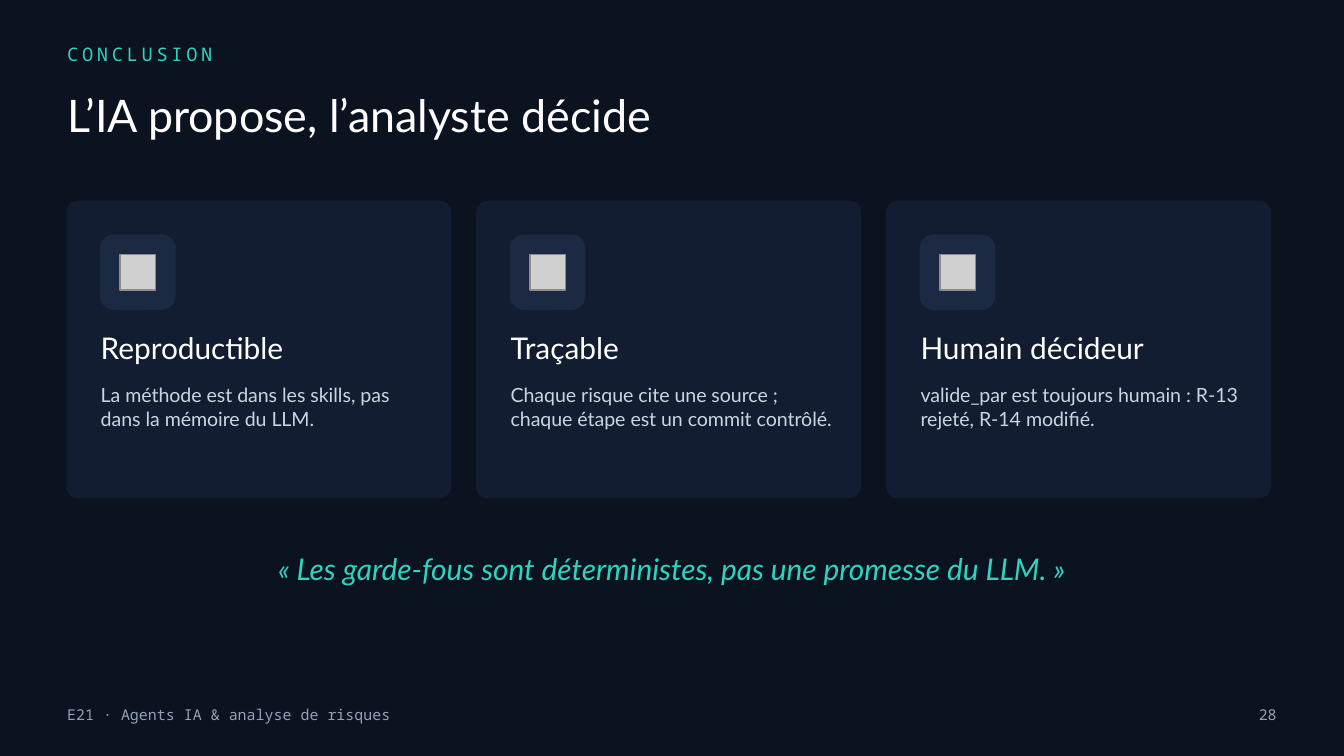
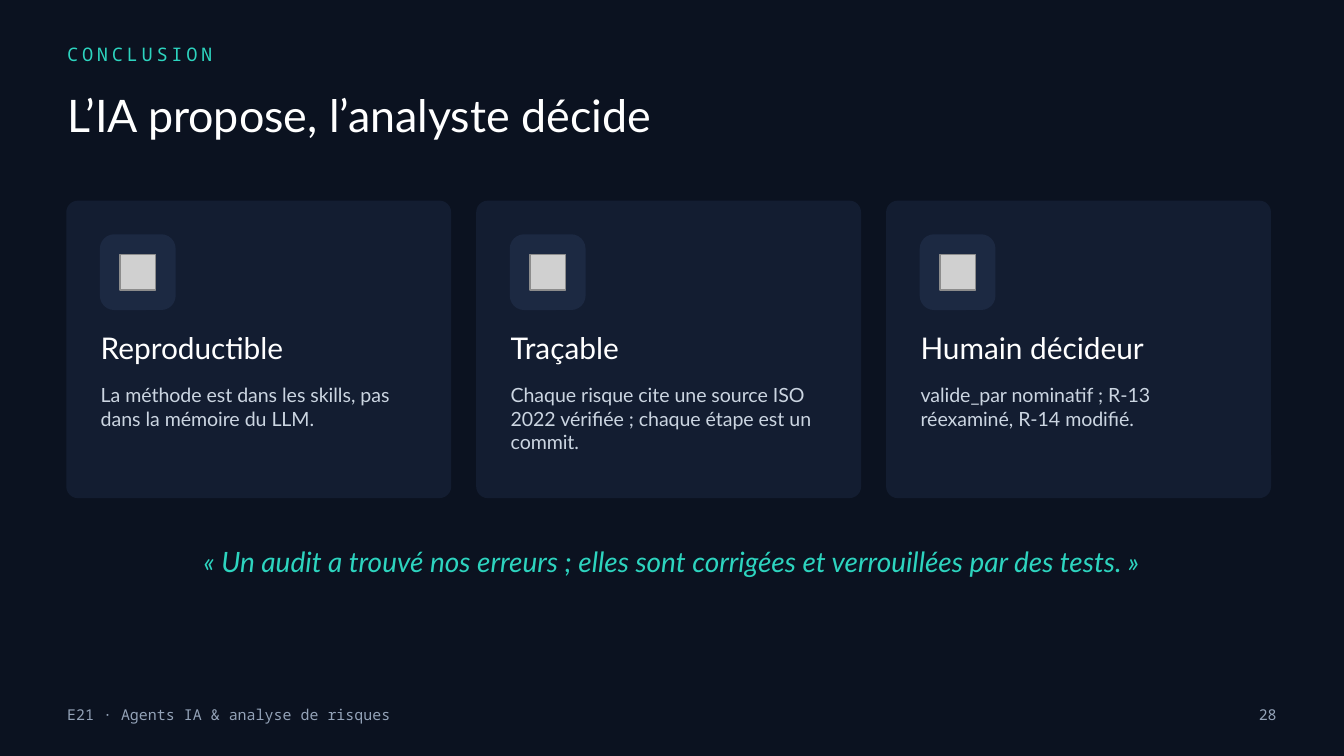
Before and after one commit to MelvinBzh/management_de_la_securite, a slide deck: slide 28 of soutenance/Soutenance_E21_Agents_IA.pptx. Drawn at 1344x756 pixels with LibreOffice and Linux fonts; fonts in the diff are those of the drawing; grey boxes stand for pictures. Boxes give left, top, right and bottom in pixels: in the first picture for what was removed or moved away, otherwise in the second. Text is boxed around its words. In the diff, an @@ line names an element or a change of style, - is before the commit and + after.

```diff
--- a/soutenance/Soutenance_E21_Agents_IA.pptx
+++ b/soutenance/Soutenance_E21_Agents_IA.pptx
@@ text at (511,387,811,449): text changed @@
-Chaque risque cite une source ; chaque étape est un commit contrôlé.
+Chaque risque cite une source ISO 2022 vérifiée ; chaque étape est un commit.
@@ text at (921,387,1150,429): text changed @@
-valide_par est toujours humain : R-13 rejeté, R-14 modifié.
+valide_par nominatif ; R-13 réexaminé, R-14 modifié.
@@ text at (221,551,1122,577): text changed; size 16 to 15 pt @@
-« Les garde-fous sont déterministes, pas une promesse du LLM. »
+« Un audit a trouvé nos erreurs ; elles sont corrigées et verrouillées par des tests. »
```
Also in this commit, not shown: 20 other slides changed, 1 slide added, 1 slide removed.
